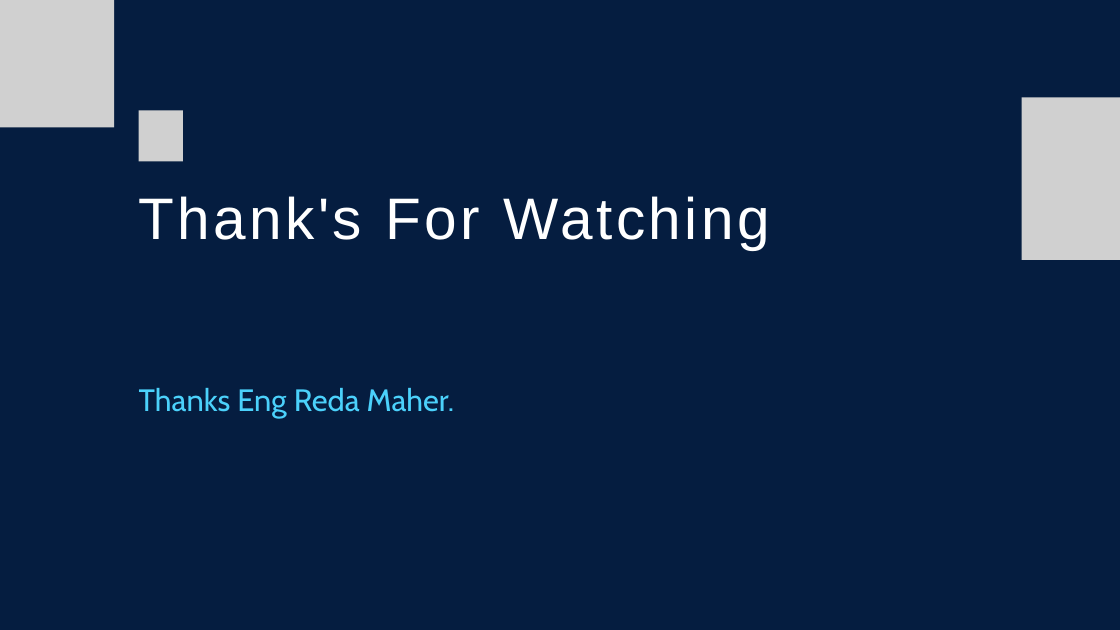
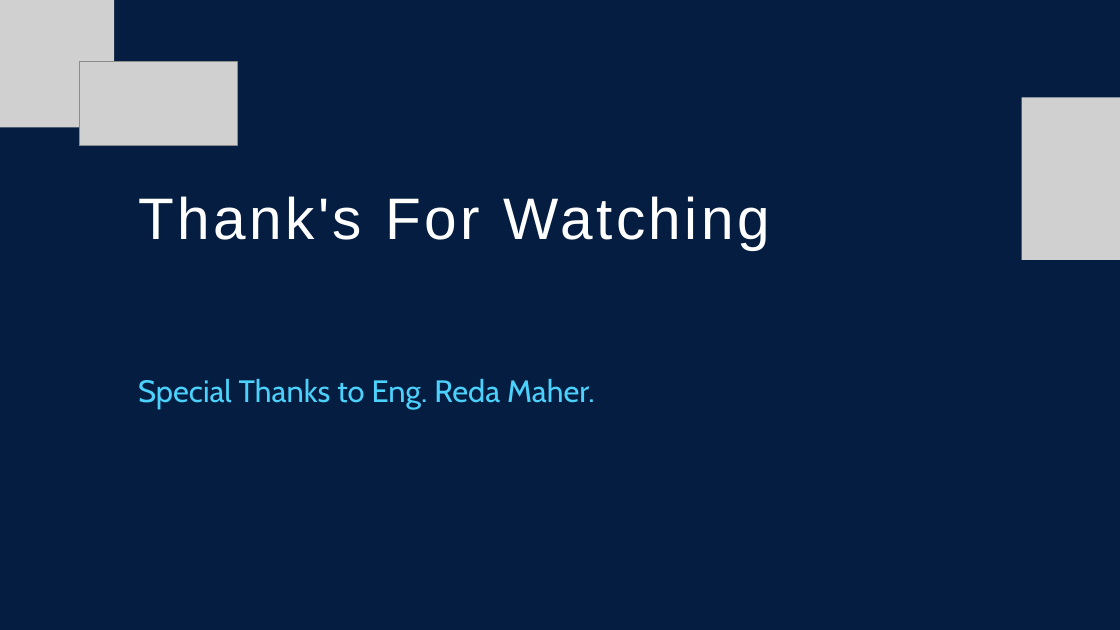
Before and after one commit to m7meda7medd/STM_SystemProgramming_Linux_Tasks, a slide deck: slide 39 of HeapMemoryManager/Presentation/HMM_Presentation.pptx. Drawn at 1120x630 pixels with LibreOffice and Linux fonts; fonts in the diff are those of the drawing; grey boxes stand for pictures. Boxes give left, top, right and bottom in pixels: in the first picture for what was removed or moved away, otherwise in the second. Text is boxed around its words. In the diff, an @@ line names an element or a change of style, - is before the commit and + after.

```diff
--- a/HeapMemoryManager/Presentation/HMM_Presentation.pptx
+++ b/HeapMemoryManager/Presentation/HMM_Presentation.pptx
@@ picture added at (80, 62, 237, 146) @@
@@ picture removed at (139, 110, 183, 161) @@
@@ text at (138, 379, 595, 410): text changed @@
-Thanks Eng Reda Maher.
+Special Thanks to Eng. Reda Maher.
```
Also in this commit, not shown: 23 other slides changed, 14 slides added, 14 slides removed.
